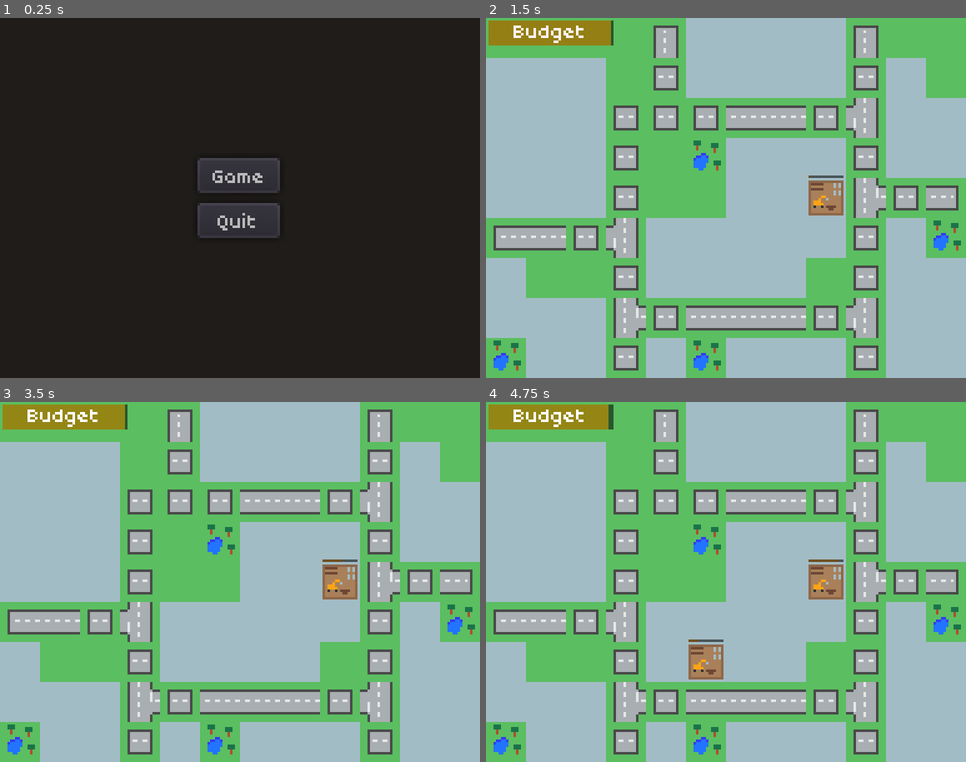
Above: before the commit, frames 1-4 (two rows, left to right).
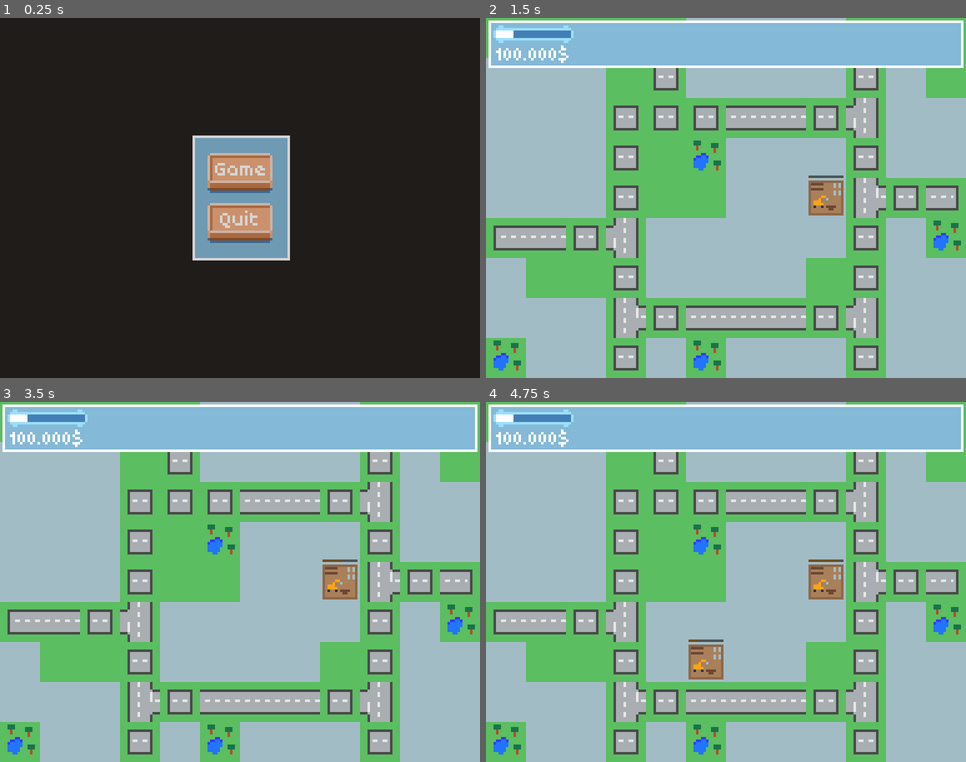
Above: after the commit, the same moments.

Repository: Byteron/ludum-dare-44
Game: Godot game, scene res://source/interface/menu/TitleScreen.tscn
Two runs of this game, one before a commit and one after it. Both use one fixed random seed, a clock stepped at 60 frames per second and the inputs below.
Inputs (mouse positions are in pixels of both pictures, inside the frame that each line leads up to):
- Up to frame 1 (0.25 s): no input
- Up to frame 2 (1.5 s): click "Game" at 0.5 s; move the mouse to (831, 180) at 1.27 s; press the mouse at (831, 180) at 1.28 s
- Up to frame 3 (3.5 s): tap Enter at 2 s; move the mouse to (144, 600) at 2.02 s; release the mouse at (144, 600) at 2.03 s; click (144, 600) at 2.1 s; tap Space at 2.75 s; move the mouse to (288, 502) at 2.77 s; press the mouse at (288, 502) at 2.78 s
- Up to frame 4 (4.75 s): tap Enter at 3.5 s; move the mouse to (702, 654) at 3.52 s; release the mouse at (702, 654) at 3.53 s; click (702, 654) at 3.6 s; tap Space at 4.25 s; move the mouse to (870, 636) at 4.27 s; press the mouse at (870, 636) at 4.28 s

The runs differ from the first frame. In frame 1, 7.1% of the frame differs, in the area x 40-61%, y 32-68%; in frame 2, 13%, in the area x 0-100%, y 0-14%; in frame 3, 13%; in frame 4, 13%.

Commit message:
add theme elements

Diff:
--- /dev/null
+++ b/assets/interface/panel_styleboxtexture.tres
@@ -0,0 +1,15 @@
+[gd_resource type="StyleBoxTexture" load_steps=2 format=2]
+
+[ext_resource path="res://assets/interface/gui_elements.png" type="Texture" id=1]
+
+[resource]
+content_margin_left = 2.0
+content_margin_right = 2.0
+content_margin_top = 2.0
+content_margin_bottom = 2.0
+texture = ExtResource( 1 )
+region_rect = Rect2( 0, 0, 32, 32 )
+margin_left = 1.0
+margin_right = 1.0
+margin_top = 1.0
+margin_bottom = 1.0
--- a/assets/interface/theme.tres
+++ b/assets/interface/theme.tres
@@ -1,6 +1,43 @@
-[gd_resource type="Theme" load_steps=2 format=2]
+[gd_resource type="Theme" load_steps=7 format=2]
 
-[ext_resource path="res://fonts/poco/Poco.tres" type="DynamicFont" id=1]
+[ext_resource path="res://assets/interface/gui_elements.png" type="Texture" id=1]
+[ext_resource path="res://assets/interface/panel_styleboxtexture.tres" type="StyleBox" id=2]
+[ext_resource path="res://fonts/poco/Poco.tres" type="DynamicFont" id=3]
+
+[sub_resource type="StyleBoxEmpty" id=1]
+
+[sub_resource type="StyleBoxTexture" id=2]
+texture = ExtResource( 1 )
+region_rect = Rect2( 32, 0, 16, 16 )
+margin_left = 2.0
+margin_right = 2.0
+margin_top = 2.0
+margin_bottom = 6.0
+expand_margin_left = 1.0
+
+[sub_resource type="StyleBoxTexture" id=3]
+texture = ExtResource( 1 )
+region_rect = Rect2( 48, 0, 16, 16 )
+margin_left = 2.0
+margin_right = 2.0
+margin_top = 4.0
+margin_bottom = 3.0
+expand_margin_left = 1.0
 
 [resource]
-default_font = ExtResource( 1 )
+default_font = ExtResource( 3 )
+Button/colors/font_color = Color( 1, 1, 1, 1 )
+Button/colors/font_color_disabled = Color( 0.9, 0.9, 0.9, 0.2 )
+Button/colors/font_color_hover = Color( 0.878431, 0.996078, 1, 1 )
+Button/colors/font_color_pressed = Color( 0.878431, 0.996078, 1, 1 )
+Button/constants/hseparation = 2
+Button/fonts/font = null
+Button/styles/disabled = SubResource( 1 )
+Button/styles/focus = SubResource( 1 )
+Button/styles/hover = SubResource( 2 )
+Button/styles/normal = SubResource( 2 )
+Button/styles/pressed = SubResource( 3 )
+Panel/styles/panel = ExtResource( 2 )
+Panel/styles/panelf = null
+Panel/styles/panelnc = null
+PanelContainer/styles/panel = ExtResource( 2 )
--- a/source/global/Scene.tscn
+++ b/source/global/Scene.tscn
@@ -66,6 +66,5 @@
 anchor_bottom = 1.0
 margin_left = -193.0
 margin_top = -25.0
-
 [connection signal="animation_finished" from="AnimationPlayer" to="." method="_on_AnimationPlayer_animation_finished"]
 [connection signal="value_changed" from="LoadProgress" to="." method="_on_LoadProgress_value_changed"]
--- a/source/interface/hud/TopPanel.tscn
+++ b/source/interface/hud/TopPanel.tscn
@@ -1,38 +1,69 @@
-[gd_scene load_steps=4 format=2]
+[gd_scene load_steps=8 format=2]
 
 [ext_resource path="res://assets/interface/theme.tres" type="Theme" id=1]
-[ext_resource path="res://source/interface/hud/TopPanel.gd" type="Script" id=2]
-[ext_resource path="res://assets/sprites/progress.png" type="Texture" id=3]
+[ext_resource path="res://assets/interface/panel_styleboxtexture.tres" type="StyleBox" id=2]
+[ext_resource path="res://source/interface/hud/TopPanel.gd" type="Script" id=3]
+[ext_resource path="res://assets/sprites/progress.png" type="Texture" id=4]
+[ext_resource path="res://assets/interface/gui_elements.png" type="Texture" id=5]
 
-[node name="TopPanel" type="Control"]
+[sub_resource type="AtlasTexture" id=1]
+atlas = ExtResource( 5 )
+region = Rect2( 32, 16, 32, 7 )
+
+[sub_resource type="AtlasTexture" id=2]
+atlas = ExtResource( 5 )
+region = Rect2( 32, 23, 32, 7 )
+
+[node name="TopPanel" type="PanelContainer"]
 anchor_right = 1.0
 margin_left = 1.0
 margin_top = 1.0
 margin_right = -1.0
+margin_bottom = 14.0
 rect_min_size = Vector2( 0, 10 )
 theme = ExtResource( 1 )
-script = ExtResource( 2 )
+custom_styles/panel = ExtResource( 2 )
+script = ExtResource( 3 )
 
 [node name="Tween" type="Tween" parent="."]
 
 [node name="HBoxContainer" type="HBoxContainer" parent="."]
-anchor_right = 1.0
-anchor_bottom = 1.0
+margin_left = 2.0
+margin_top = 2.0
+margin_right = 188.0
+margin_bottom = 17.0
 
 [node name="BugdetProgress" type="TextureProgress" parent="HBoxContainer"]
+visible = false
 margin_right = 50.0
-margin_bottom = 10.0
+margin_bottom = 15.0
 rect_min_size = Vector2( 50, 0 )
 max_value = 1000.0
 value = 1000.0
-texture_under = ExtResource( 3 )
-texture_progress = ExtResource( 3 )
+texture_under = ExtResource( 4 )
+texture_progress = ExtResource( 4 )
 tint_under = Color( 0, 0, 0, 0.54902 )
 tint_progress = Color( 0.580392, 0.52549, 0.0823529, 1 )
 nine_patch_stretch = true
 
-[node name="Label" type="Label" parent="HBoxContainer/BugdetProgress"]
-anchor_right = 1.0
-anchor_bottom = 1.0
-text = "Budget"
+[node name="VBoxContainer" type="VBoxContainer" parent="HBoxContainer"]
+margin_right = 32.0
+margin_bottom = 15.0
+custom_constants/separation = 0
+alignment = 1
+
+[node name="TextureProgress" type="TextureProgress" parent="HBoxContainer/VBoxContainer"]
+margin_right = 32.0
+margin_bottom = 7.0
+value = 25.0
+texture_under = SubResource( 1 )
+texture_progress = SubResource( 2 )
+
+[node name="Label" type="Label" parent="HBoxContainer/VBoxContainer"]
+margin_top = 7.0
+margin_right = 32.0
+margin_bottom = 15.0
+size_flags_horizontal = 3
+size_flags_vertical = 6
+text = "100.000$"
 align = 1
--- a/source/interface/menu/TitleScreen.tscn
+++ b/source/interface/menu/TitleScreen.tscn
@@ -14,26 +14,35 @@
 anchor_bottom = 1.0
 color = Color( 0.145098, 0.133333, 0.117647, 1 )
 
-[node name="CenterContainer" type="CenterContainer" parent="."]
-anchor_right = 1.0
-anchor_bottom = 1.0
+[node name="CenterContainer" type="PanelContainer" parent="."]
+anchor_left = 0.5
+anchor_top = 0.5
+anchor_right = 0.5
+anchor_bottom = 0.5
+margin_left = -19.5
+margin_top = -25.0
+margin_right = 19.5
+margin_bottom = 25.0
+size_flags_horizontal = 4
+size_flags_vertical = 4
 
 [node name="VBoxContainer" type="VBoxContainer" parent="CenterContainer"]
-margin_left = 175.0
-margin_top = 128.0
-margin_right = 225.0
-margin_bottom = 172.0
+margin_left = 7.0
+margin_top = 7.0
+margin_right = 32.0
+margin_bottom = 43.0
+size_flags_horizontal = 4
+size_flags_vertical = 4
 
 [node name="Game" type="Button" parent="CenterContainer/VBoxContainer"]
-margin_right = 54.0
-margin_bottom = 18.0
+margin_right = 25.0
+margin_bottom = 16.0
 text = "Game"
 
 [node name="Quit" type="Button" parent="CenterContainer/VBoxContainer"]
-margin_top = 22.0
-margin_right = 54.0
-margin_bottom = 40.0
+margin_top = 20.0
+margin_right = 25.0
+margin_bottom = 36.0
 text = "Quit"
-
 [connection signal="pressed" from="CenterContainer/VBoxContainer/Game" to="." method="_on_Game_pressed"]
 [connection signal="pressed" from="CenterContainer/VBoxContainer/Quit" to="." method="_on_Quit_pressed"]
Binary file changed: assets/interface/gui_elements.png
Not shown, added: assets/interface/gui_elements.png.import
Binary file changed: assets/sprites/basesheet.ase
